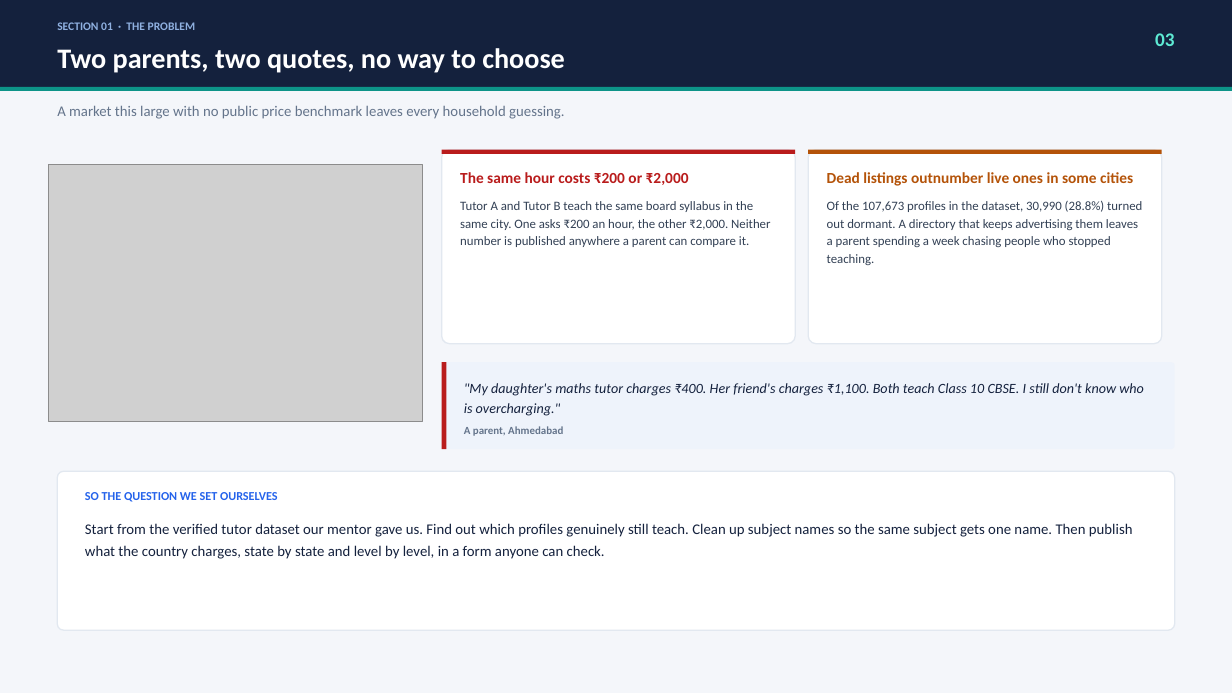
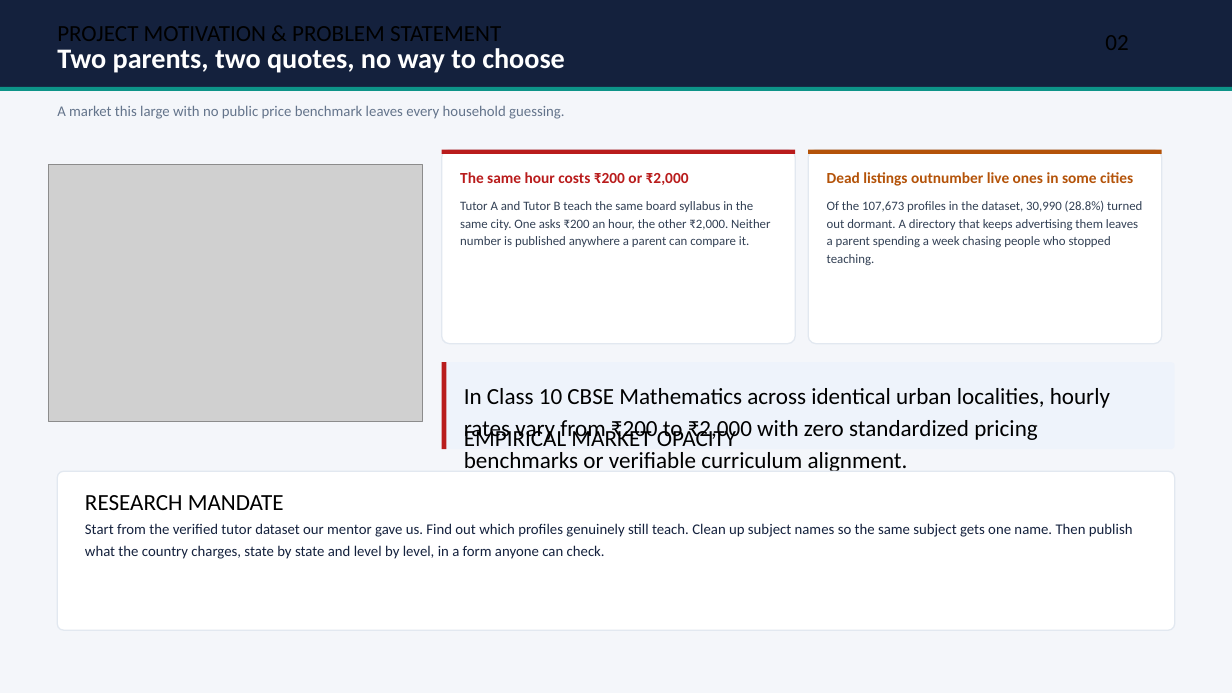
Before and after one commit to nilesh7757/BMPTUTORS, a slide deck: slide 2 of project_showcase_bundle/BMP_Tutors_Deck_Full.pptx (slide 3 before the commit). Drawn at 1232x693 pixels with LibreOffice and Linux fonts; fonts in the diff are those of the drawing; grey boxes stand for pictures. Boxes give left, top, right and bottom in pixels: in the first picture for what was removed or moved away, otherwise in the second. Text is boxed around its words. In the diff, an @@ line names an element or a change of style, - is before the commit and + after.

Commit message:
Refine deck: eliminate agenda slide, start directly with motivation, remove casual quotes and section tabs

```diff
--- a/project_showcase_bundle/BMP_Tutors_Deck_Full.pptx
+++ b/project_showcase_bundle/BMP_Tutors_Deck_Full.pptx
@@ text at <box>390,26,501,41</box>: text changed; size 9 to 18 pt; text colour #8FB0E0 to #000000; bold off @@
-SECTION 01 · THE PROBLEM
+PROJECT MOTIVATION & PROBLEM STATEMENT
@@ text removed at <box>1155,33,1174,46</box> @@
-03
@@ text at <box>464,388,1110,471</box>: text changed; size 11 to 18 pt; text colour #14213D to #000000; italic off @@
-"My daughter's maths tutor charges ₹400. Her friend's charges ₹1,100. Both teach Class 10 CBSE. I still don't know who is overcharging."
+In Class 10 CBSE Mathematics across identical urban localities, hourly rates vary from ₹200 to ₹2,000 with zero standardized pricing benchmarks or verifiable curriculum alignment.
@@ text at <box>464,426,651,446</box>: text changed; size 8.5 to 18 pt; text colour #64748B to #000000; bold off @@
-A parent, Ahmedabad
+EMPIRICAL MARKET OPACITY
@@ text at <box>85,495,284,510</box>: text changed; size 9.5 to 18 pt; text colour #2563EB to #000000; bold off @@
-SO THE QUESTION WE SET OURSELVES
+RESEARCH MANDATE
```
Also in this commit, not shown: 15 other slides changed, 1 slide removed, 3 other files.
